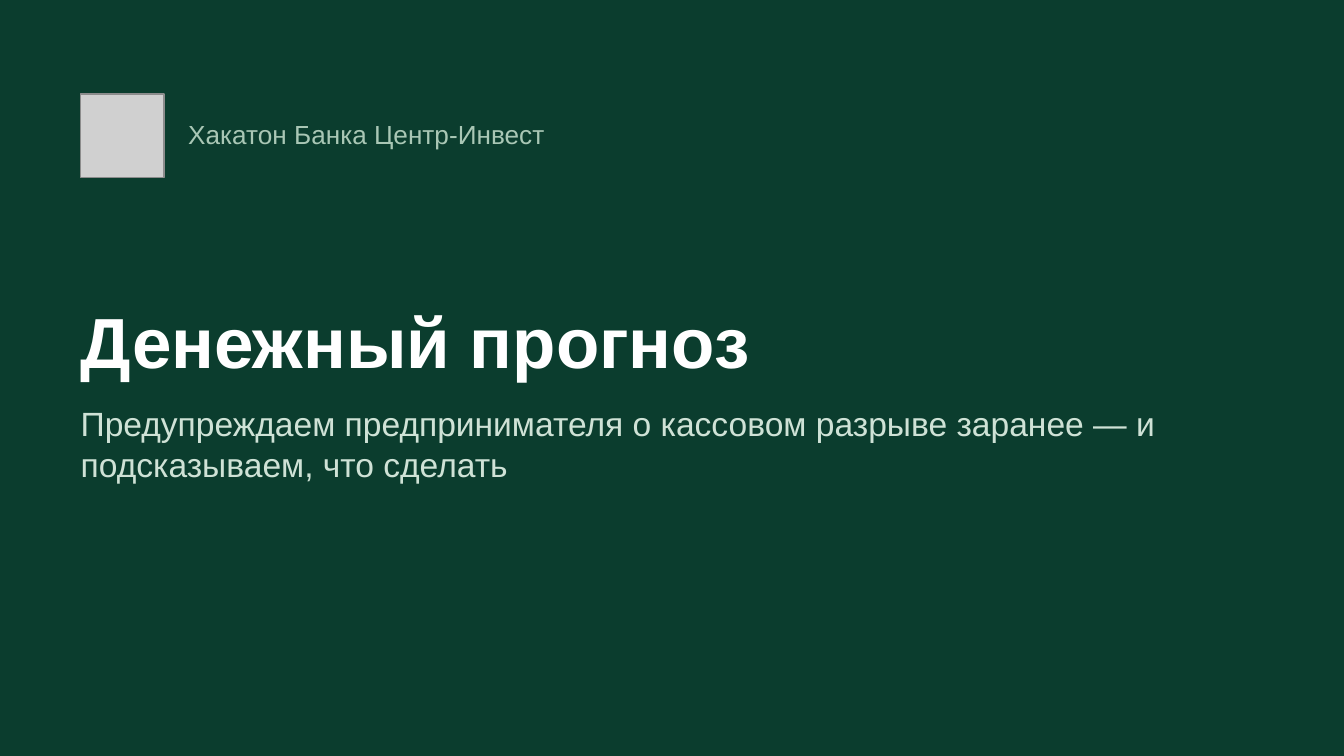
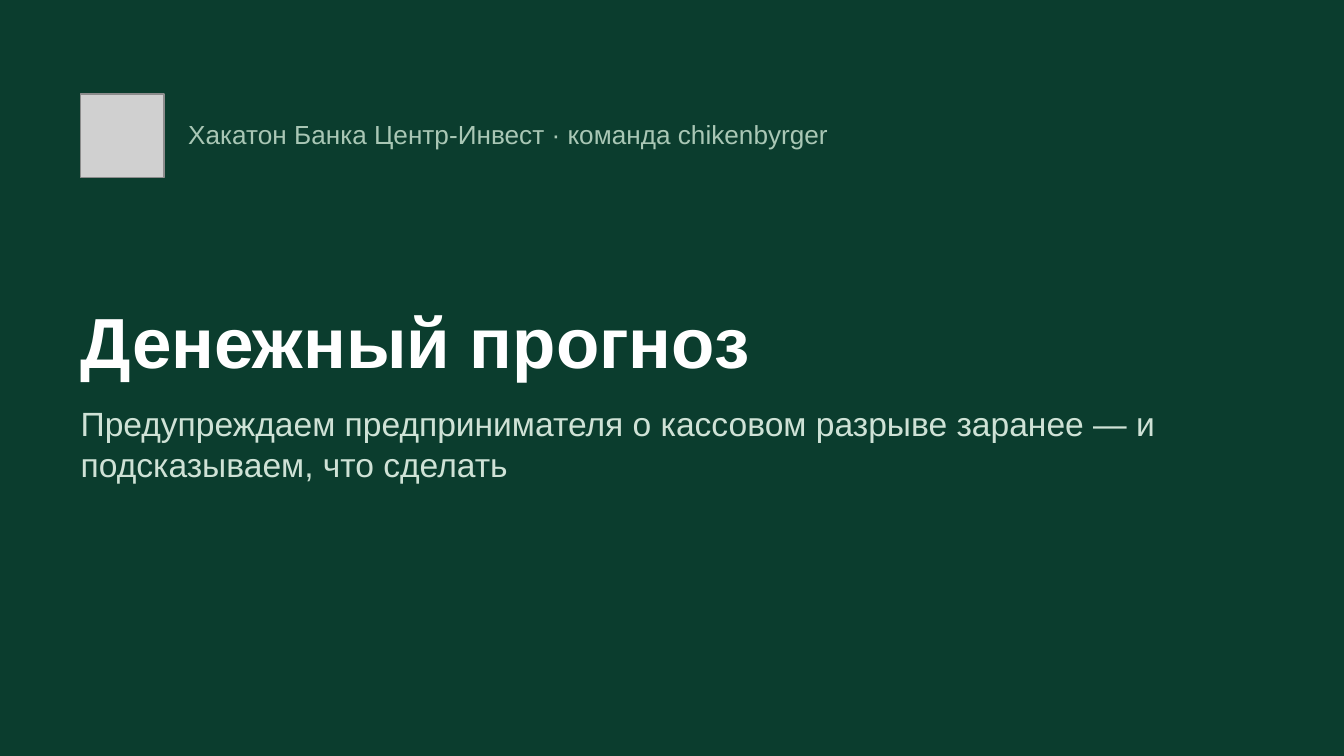
Before and after one commit to VaDex-web/cashflow, a slide deck: slide 1 of docs/presentation.pptx. Drawn at 1344x756 pixels with LibreOffice and Linux fonts; fonts in the diff are those of the drawing; grey boxes stand for pictures. Boxes give left, top, right and bottom in pixels: in the first picture for what was removed or moved away, otherwise in the second. Text is boxed around its words. In the diff, an @@ line names an element or a change of style, - is before the commit and + after.

Commit message:
chore: убраны все комментарии из кода и конфигов; команда chikenbyrger в README и презентации

```diff
--- a/docs/presentation.pptx
+++ b/docs/presentation.pptx
@@ text at (188,125,828,150): text changed @@
-Хакатон Банка Центр-Инвест
+Хакатон Банка Центр-Инвест · команда chikenbyrger
```
Also in this commit, not shown: 16 other files.
